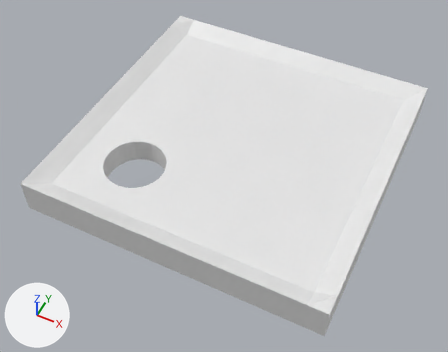
One commit to the Blender file Marble Game/Assets/Meshes/Hole template.blend: the scene before it, then after it.
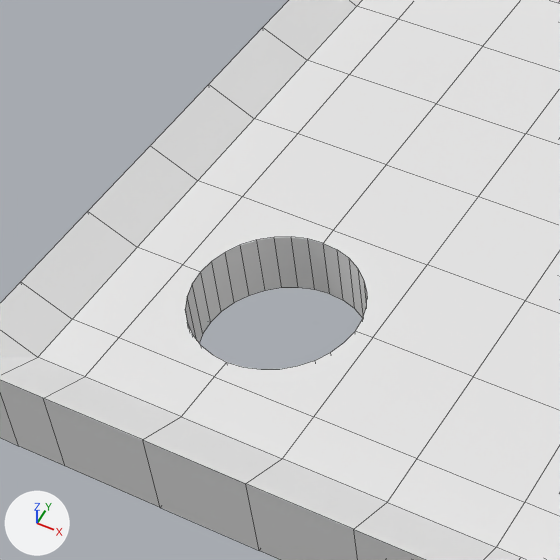
There are two pictures of each version: one whole from a 50 mm lens placed at (24.63, -29.06, 41.98), pointed at (9.18, 1.84, 3.35), one close up on the part from 9% to 52% of the width and 17% to 72% of the height. The lights are fixed; the arrows at lower left show +X, +Y and +Z. The close-ups show mesh edges as thin lines.

In view in the first close-up: 'Hole', 'Plate'.
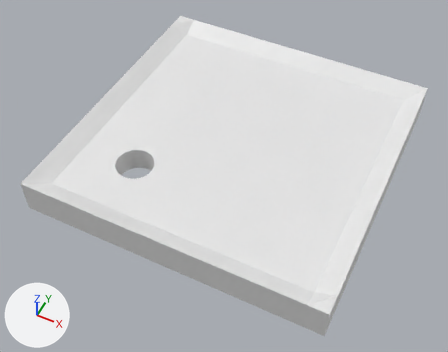
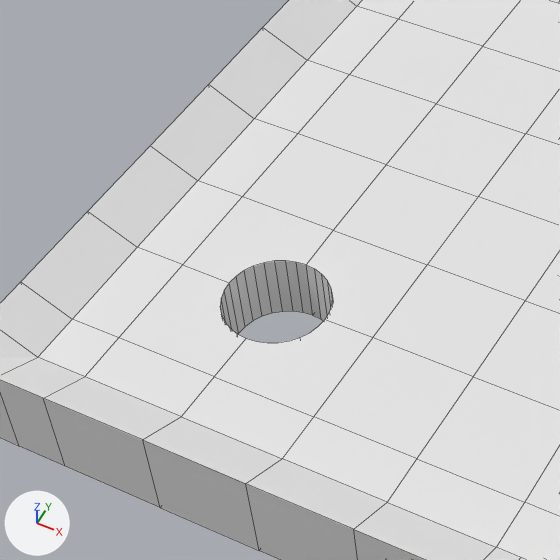
Changed parts and their boxes (x1, y1, x2, y2) in the close-ups (560 x 560 px; the box of a moved part takes in the faces that stretch with it):
```json
{"part": 1, "of": "me_plane_001", "change": "moved or reshaped", "before": [182, 233, 371, 373], "after": [182, 233, 371, 373]}
```

The change, as JSON lines over the scene's bpy script:
```json
{"block": "me_plane_001", "where": "me_plane_001.from_pydata(...)  # 80 vertices, 40 faces; spans x -0.75..-0.25, y -0.75..-0.25, z 0.0..2.12"}
{"block": "me_plane_001", "where": "# used by ob_hole; location = (9.4, 4.1, 3.63); scale = (12.4, 12.4, 1.0)"}
{"block": "me_plane_001", "change": "me_plane_001 part 1: all 64 vertices in x -0.7..-0.3, y -0.7..-0.3, z 0.0..2.11 are scaled about their middle by (0.62, 0.62, 1)"}
```
